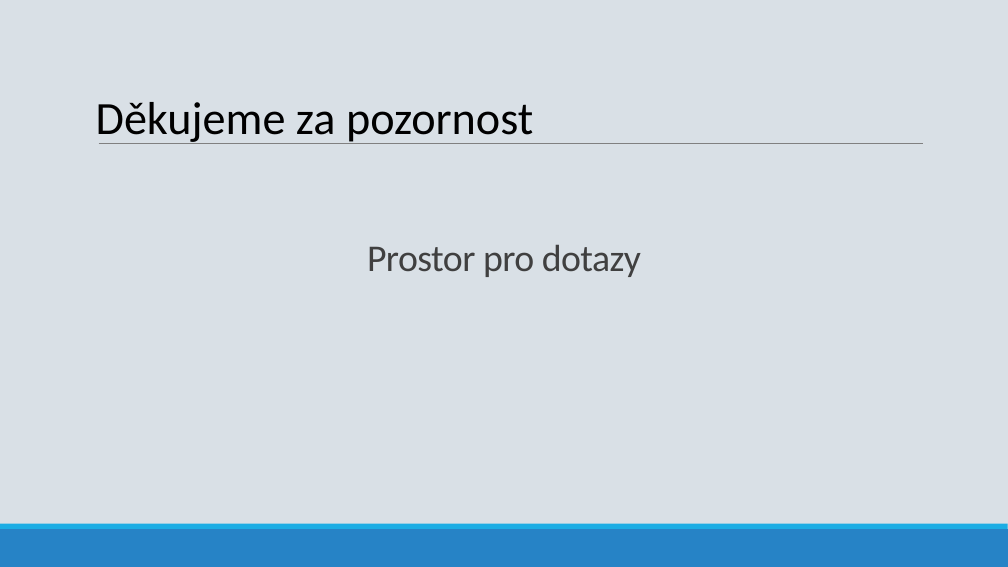
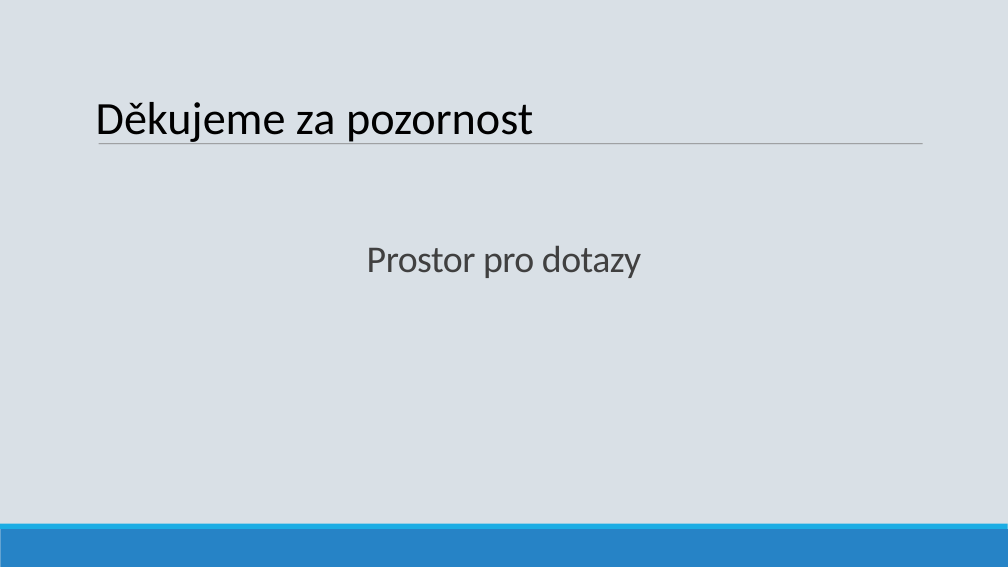
Before and after one commit to ldrahnik/ial_project_2019_2020, a slide deck: slide 12 of defense/presentation.pptx. Drawn at 1008x567 pixels with LibreOffice and Linux fonts; fonts in the diff are those of the drawing. Boxes give left, top, right and bottom in pixels: in the first picture for what was removed or moved away, otherwise in the second. Text is boxed around its words. In the diff, an @@ line names an element or a change of style, - is before the commit and + after.

```diff
--- a/defense/presentation.pptx
+++ b/defense/presentation.pptx
@@ line (99, 144) - (923, 144): stroke #808080 0.5 pt to #808080 0.75 pt @@
```
Also in this commit, not shown: 11 other slides changed.
